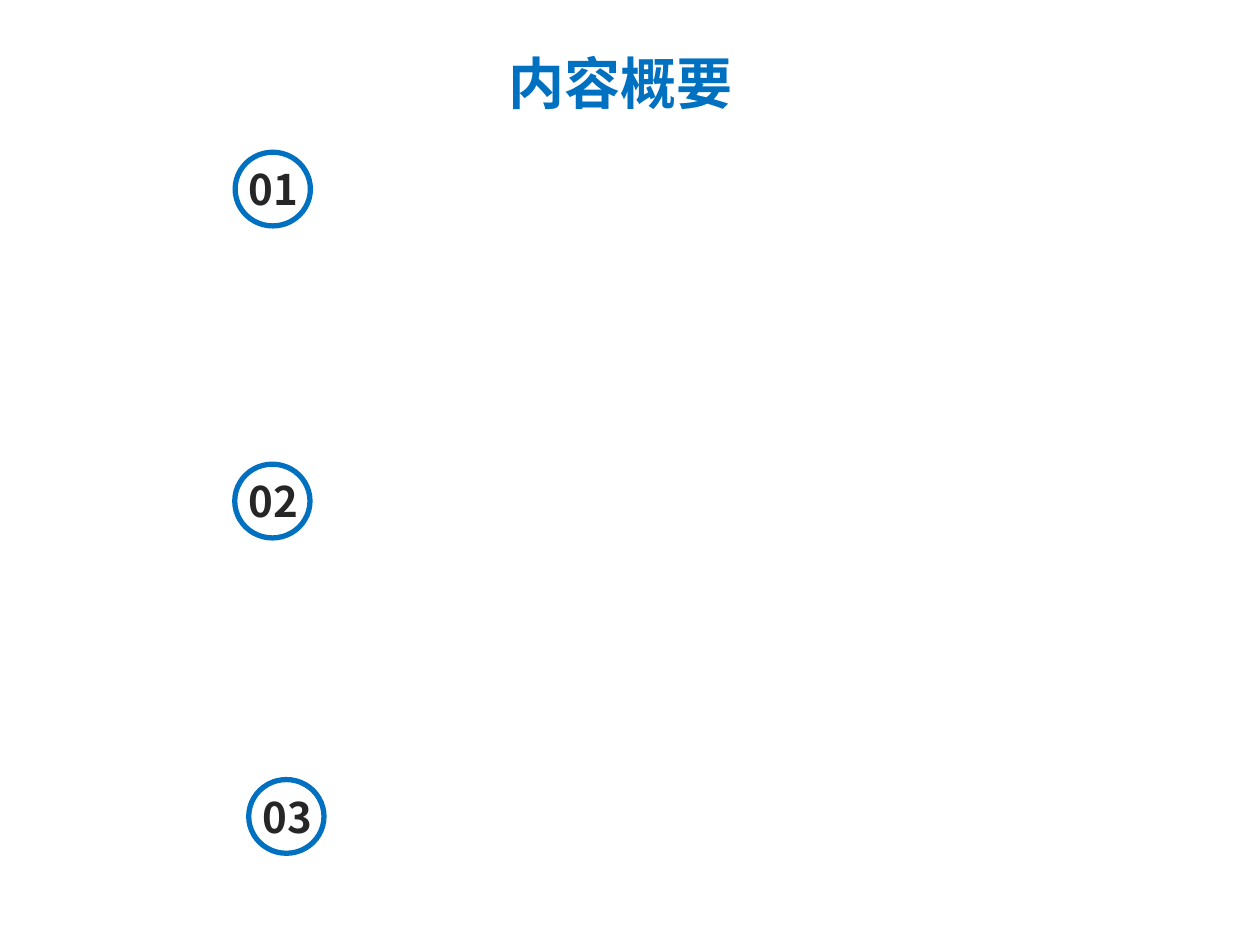
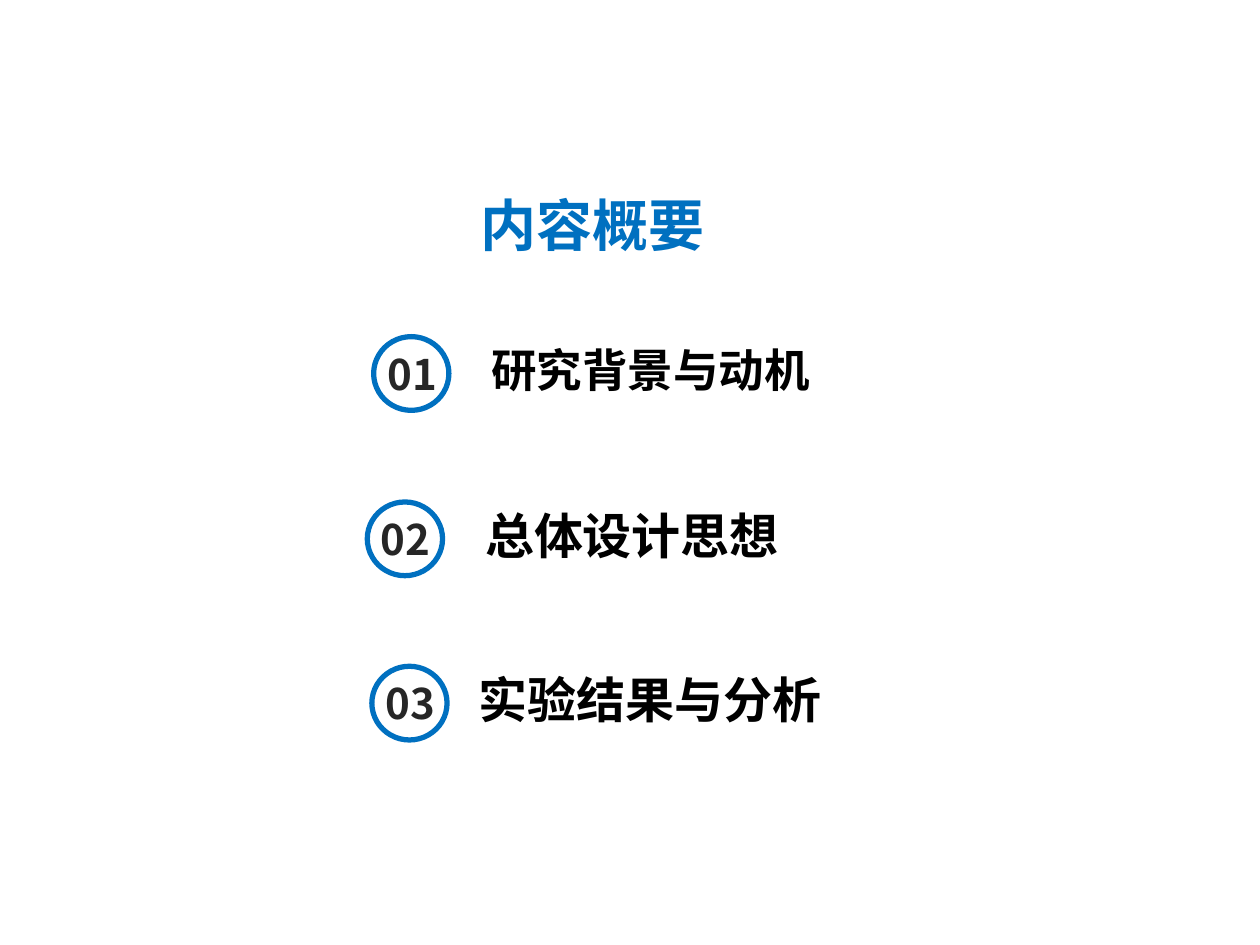
Before and after one commit to yufenyu/work, a slide deck: slide 2 of dmr_paper/paper/chinaSys-2016.ppt. Drawn at 1260x945 pixels with LibreOffice and Linux fonts; fonts in the diff are those of the drawing. Boxes give left, top, right and bottom in pixels: in the first picture for what was removed or moved away, otherwise in the second. Text is boxed around its words. In the diff, an @@ line names an element or a change of style, - is before the commit and + after.

```diff
--- a/dmr_paper/paper/chinaSys-2016.ppt
+++ b/dmr_paper/paper/chinaSys-2016.ppt
@@ text "内容概要": place and size @@
-text "内容概要" at bbox=[509, 56, 733, 109]
+text "内容概要" at bbox=[480, 198, 704, 251]
@@ text "01": place and size @@
-text "01" at bbox=[249, 163, 299, 216]
+text "01" at bbox=[388, 347, 438, 400]
@@ ellipse: place and size @@
-ellipse at bbox=[236, 152, 311, 227]
+ellipse at bbox=[374, 336, 450, 411]
@@ text added at bbox=[491, 348, 810, 391], 26 pt, text #000000, bold @@
+研究背景与动机
@@ text "02": place and size @@
-text "02" at bbox=[248, 475, 298, 528]
+text "02" at bbox=[381, 513, 431, 566]
@@ ellipse: place and size @@
-ellipse at bbox=[234, 464, 310, 538]
+ellipse at bbox=[367, 501, 442, 576]
@@ text added at bbox=[485, 512, 779, 559], 28 pt, text #000000, bold @@
+总体设计思想
@@ text "03": place and size @@
-text "03" at bbox=[262, 790, 312, 843]
+text "03" at bbox=[386, 677, 436, 730]
@@ ellipse: place and size @@
-ellipse at bbox=[248, 780, 324, 854]
+ellipse at bbox=[372, 667, 447, 741]
@@ text added at bbox=[479, 676, 822, 723], 28 pt, text #000000, bold @@
+实验结果与分析
```
Also in this commit, not shown: 9 other slides changed, 4 slides added, 3 slides removed.
